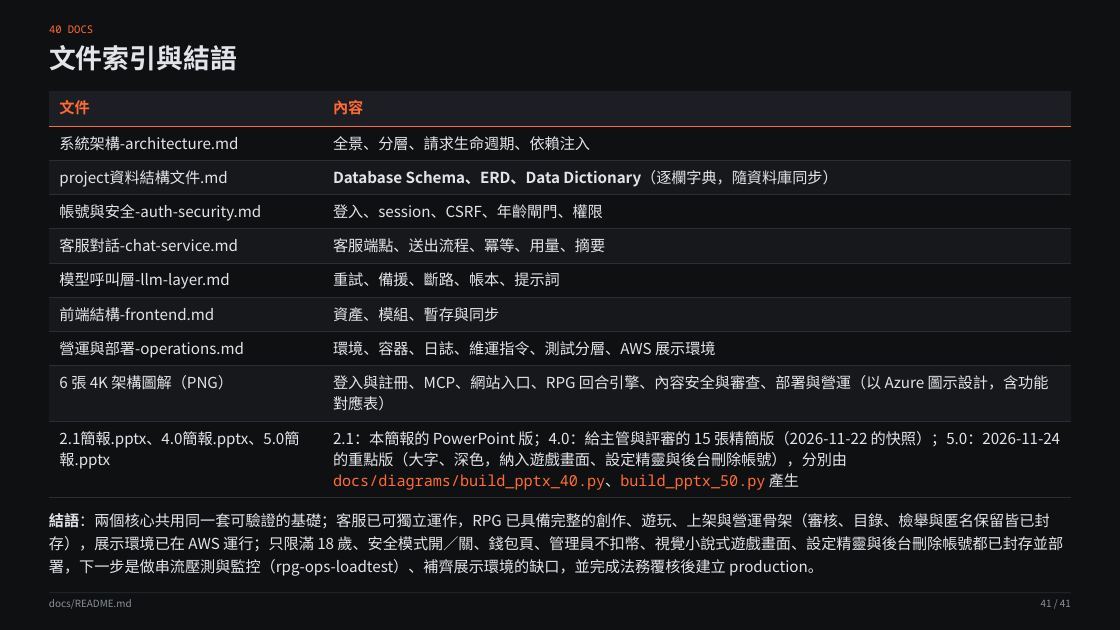
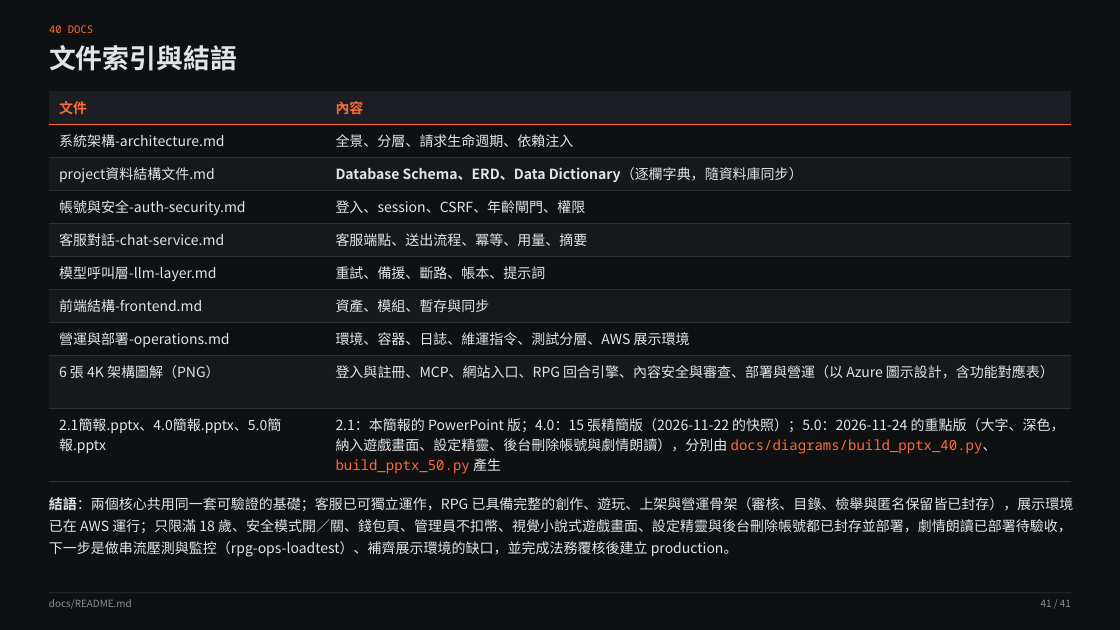
Before and after one commit to pp466pp466/R.A.C, a slide deck: slide 41 of docs/2.1簡報.pptx. Drawn at 1120x630 pixels with LibreOffice and Linux fonts; fonts in the diff are those of the drawing. Boxes give left, top, right and bottom in pixels: in the first picture for what was removed or moved away, otherwise in the second. Text is boxed around its words. In the diff, an @@ line names an element or a change of style, - is before the commit and + after.

```diff
--- a/docs/2.1簡報.pptx
+++ b/docs/2.1簡報.pptx
@@ table at (x1=49, y1=91, x2=1071, y2=481) @@
-row 10, column 2: 2.1：本簡報的 PowerPoint 版；4.0：給主管與評審的 15 張精簡版（2026-11-22 的快照）；5.0：2026-11-24 的重點版（大字、深色，納入遊戲畫面、設定精靈與後台刪除帳號），分別由 docs/diagrams/build_pptx_40.py、build_pptx_50.py 產生
+row 10, column 2: 2.1：本簡報的 PowerPoint 版；4.0：15 張精簡版（2026-11-22 的快照）；5.0：2026-11-24 的重點版（大字、深色，納入遊戲畫面、設定精靈、後台刪除帳號與劇情朗讀），分別由 docs/diagrams/build_pptx_40.py、build_pptx_50.py 產生
@@ size 13 to 12 pt in "文件", "內容", "系統架構-architecture.md", "全景、分層、請求生命週期、依賴注入" and 15 more places @@
@@ line spacing 18.1pt to 17.4pt @@
@@ text at (x1=49, y1=497, x2=1074, y2=557): text changed; size 13 to 12 pt @@
-結語：兩個核心共用同一套可驗證的基礎；客服已可獨立運作，RPG 已具備完整的創作、遊玩、上架與營運骨架（審核、目錄、檢舉與匿名保留皆已封存），展示環境已在 AWS 運行；只限滿 18 歲、安全模式開／關、錢包頁、管理員不扣幣、視覺小說式遊戲畫面、設定精靈與後台刪除帳號都已封存並部署，下一步是做串流壓測與監控（rpg-ops-loadtest）、補齊展示環境的缺口，並完成法務覆核後建立 production。
+結語：兩個核心共用同一套可驗證的基礎；客服已可獨立運作，RPG 已具備完整的創作、遊玩、上架與營運骨架（審核、目錄、檢舉與匿名保留皆已封存），展示環境已在 AWS 運行；只限滿 18 歲、安全模式開／關、錢包頁、管理員不扣幣、視覺小說式遊戲畫面、設定精靈與後台刪除帳號都已封存並部署，劇情朗讀已部署待驗收，下一步是做串流壓測與監控（rpg-ops-loadtest）、補齊展示環境的缺口，並完成法務覆核後建立 production。
```
Also in this commit, not shown: 8 other slides changed, 9 other files.
